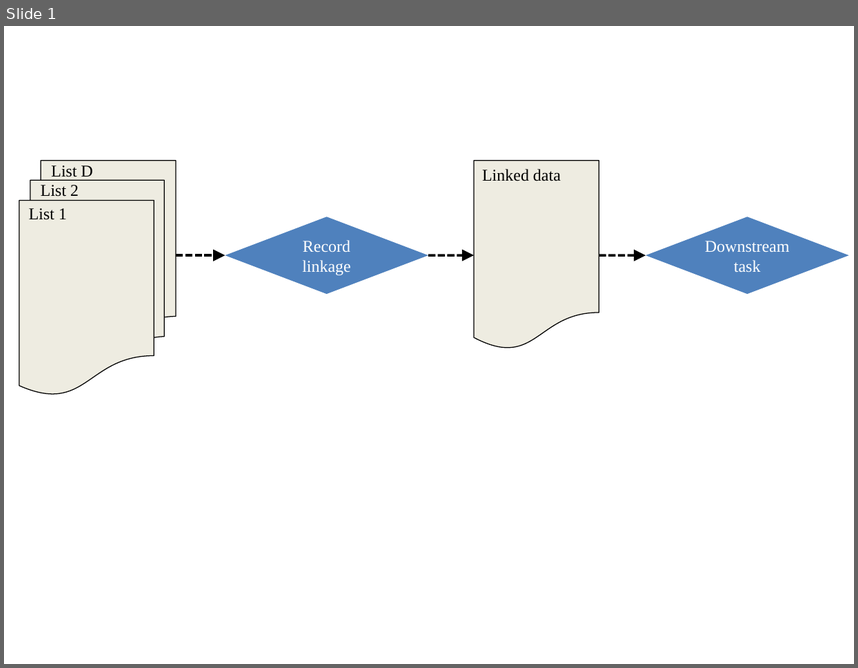
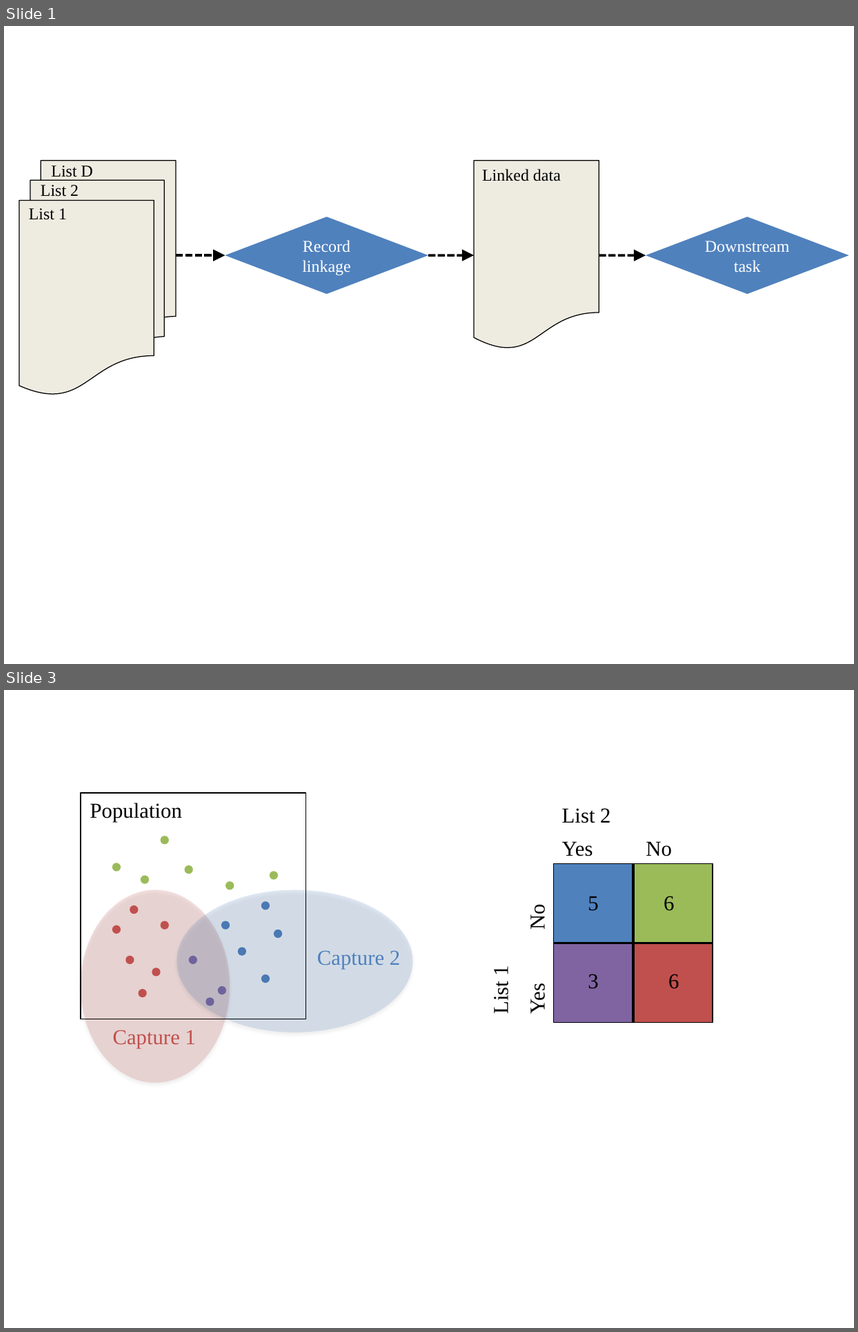
Before and after one commit to andeek/capture-recapture, a slide deck: slides/figure/make_figs.pptx. Shown one above the other, each under a label of ours: slide 1 before the commit, slides 1 and 3 after it; the slides between them are not shown. The pictures are 858x668 and 858x1332 pixels, drawn with LibreOffice and Linux fonts; fonts in the diff are those of the drawing. Boxes give left, top, right and bottom in pixels: in the first picture for what was removed or moved away, otherwise in the second. Text is boxed around its words. In the diff, an @@ line names an element or a change of style, - is before the commit and + after.

```diff
--- a/slides/figure/make_figs.pptx
+++ b/slides/figure/make_figs.pptx
@@ slide 3 added at (4, 690, 854, 1328), background #FFFFFF @@
@@ rectangle added at (81, 793, 306, 1019), outline #000000 0.75 pt @@
@@ text added at (90, 802, 182, 822), 18 pt, text #000000 @@
+Population
@@ ellipse added at (161, 836, 169, 844), fill #9BBB59 @@
@@ ellipse added at (112, 862, 121, 871), fill #9BBB59 @@
@@ ellipse added at (141, 876, 150, 884), fill #9BBB59 @@
@@ ellipse added at (184, 865, 193, 874), fill #9BBB59 @@
@@ ellipse added at (269, 871, 278, 880), fill #9BBB59 @@
@@ ellipse added at (81, 890, 230, 1083), fill #C0504D at 18% opacity @@
@@ ellipse added at (176, 890, 413, 1032), fill #4F81BD at 18% opacity @@
@@ ellipse added at (226, 881, 234, 890), fill #9BBB59 @@
@@ group added at (489, 808, 713, 1023): 8 texts, 5 rectangles, 2 lines @@
+List 2
+List 1
+Yes No
+Yes No
+6
+6
+3
+5
@@ ellipse added at (130, 905, 139, 914), fill #C0504D @@
@@ ellipse added at (261, 902, 270, 910), fill #4F81BD @@
@@ ellipse added at (112, 925, 121, 934), fill #C0504D @@
@@ ellipse added at (161, 921, 169, 929), fill #C0504D @@
@@ ellipse added at (221, 921, 230, 929), fill #4F81BD @@
@@ ellipse added at (274, 929, 282, 938), fill #4F81BD @@
@@ ellipse added at (125, 955, 134, 964), fill #C0504D @@
@@ ellipse added at (188, 955, 197, 964), fill #8064A2 @@
@@ ellipse added at (238, 947, 246, 955), fill #4F81BD @@
@@ text added at (317, 950, 400, 969), 18 pt, text #4F81BD @@
+Capture 2
@@ ellipse added at (152, 968, 161, 976), fill #C0504D @@
@@ ellipse added at (261, 974, 270, 983), fill #4F81BD @@
@@ ellipse added at (139, 988, 147, 997), fill #C0504D @@
@@ ellipse added at (205, 997, 214, 1005), fill #8064A2 @@
@@ ellipse added at (217, 986, 226, 994), fill #8064A2 @@
@@ text added at (113, 1029, 196, 1048), 18 pt, text #C0504D @@
+Capture 1
```
Also in this commit, not shown: 1 slide changed, 4 other files.
